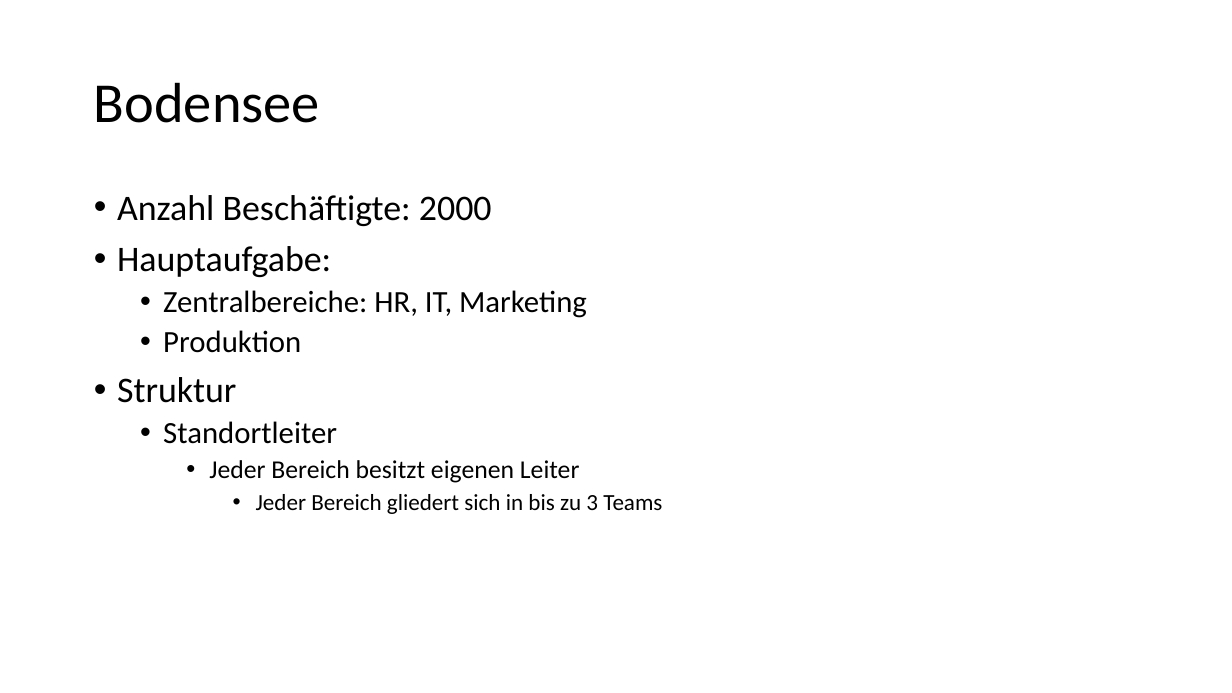
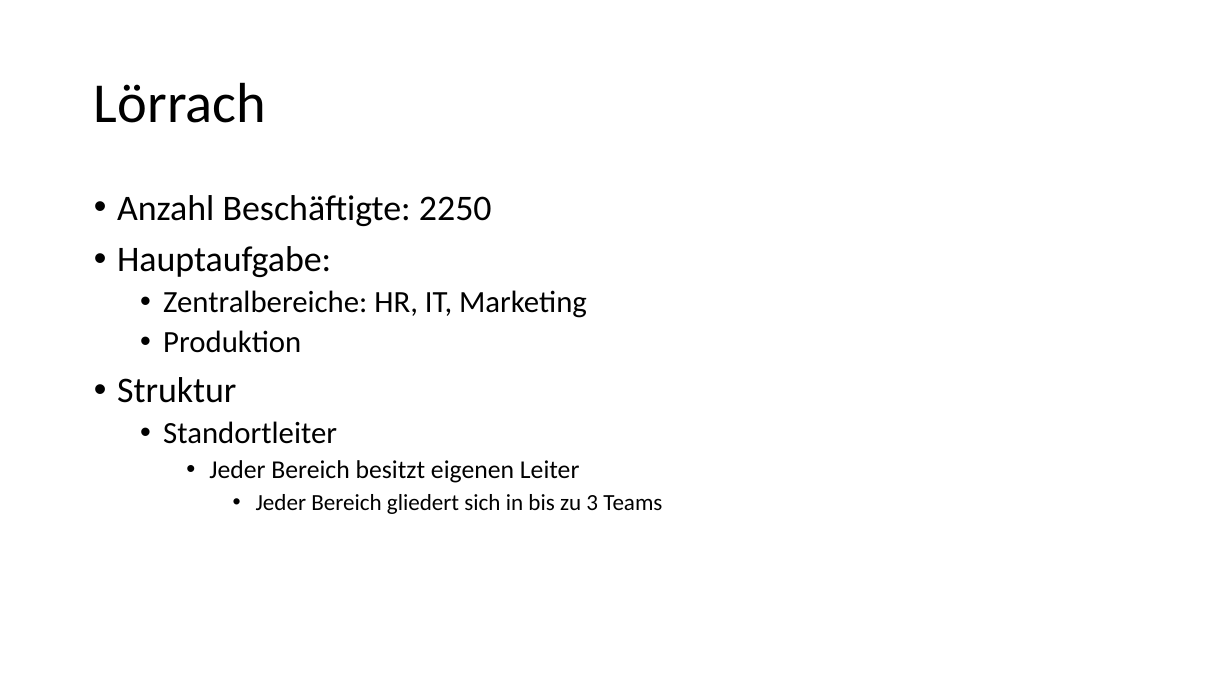
Before and after one commit to Masterarth/PM, a slide deck: slide 5 of documents/projectmanagement/Allgemeines/Unternehmensanalyse-Struktur.pptx. Drawn at 1232x693 pixels with LibreOffice and Linux fonts; fonts in the diff are those of the drawing. Boxes give left, top, right and bottom in pixels: in the first picture for what was removed or moved away, otherwise in the second. Text is boxed around its words. In the diff, an @@ line names an element or a change of style, - is before the commit and + after.

```diff
--- a/documents/projectmanagement/Allgemeines/Unternehmensanalyse-Struktur.pptx
+++ b/documents/projectmanagement/Allgemeines/Unternehmensanalyse-Struktur.pptx
@@ title at [94, 82, 266, 123]: text changed @@
-Bodensee
+Lörrach
@@ text at [117, 195, 492, 226]: text changed @@
-• Anzahl Beschäftigte: 2000
+• Anzahl Beschäftigte: 2250
```
Also in this commit, not shown: 3 other slides changed, 3 slides added, 2 other files.
